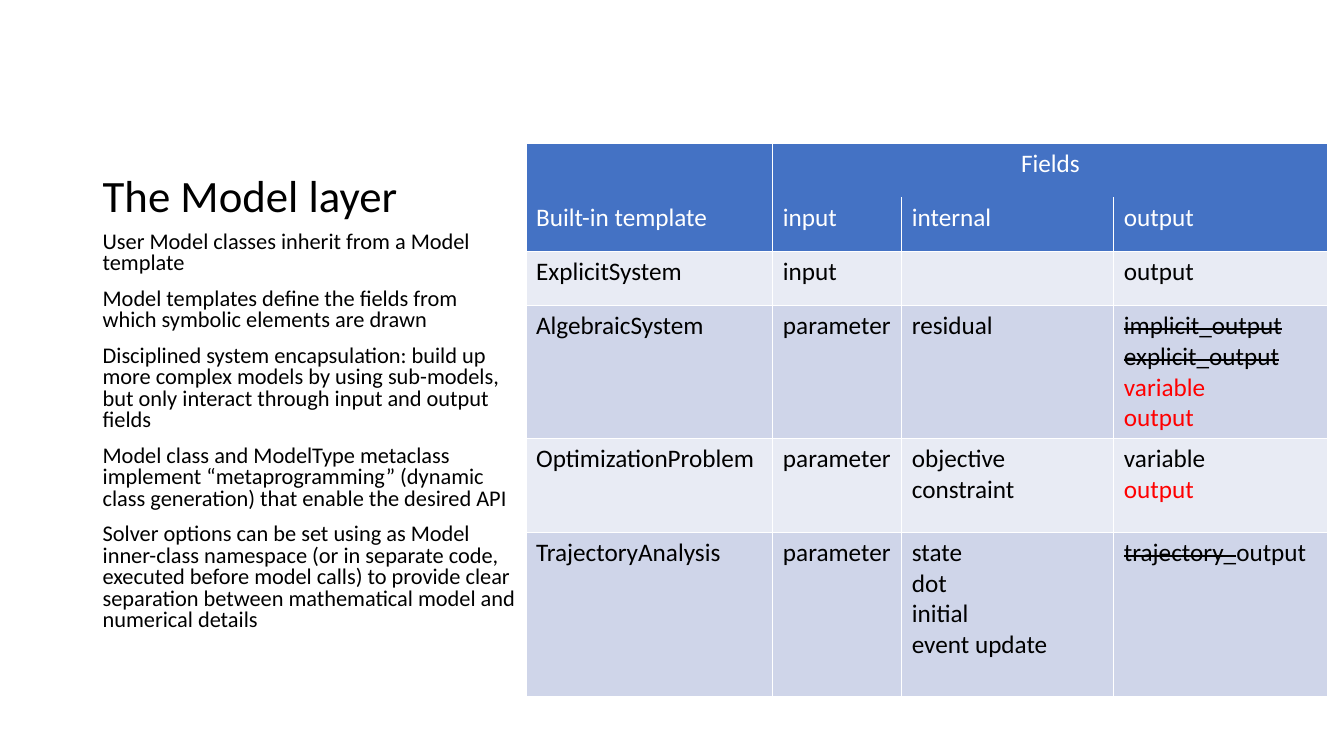
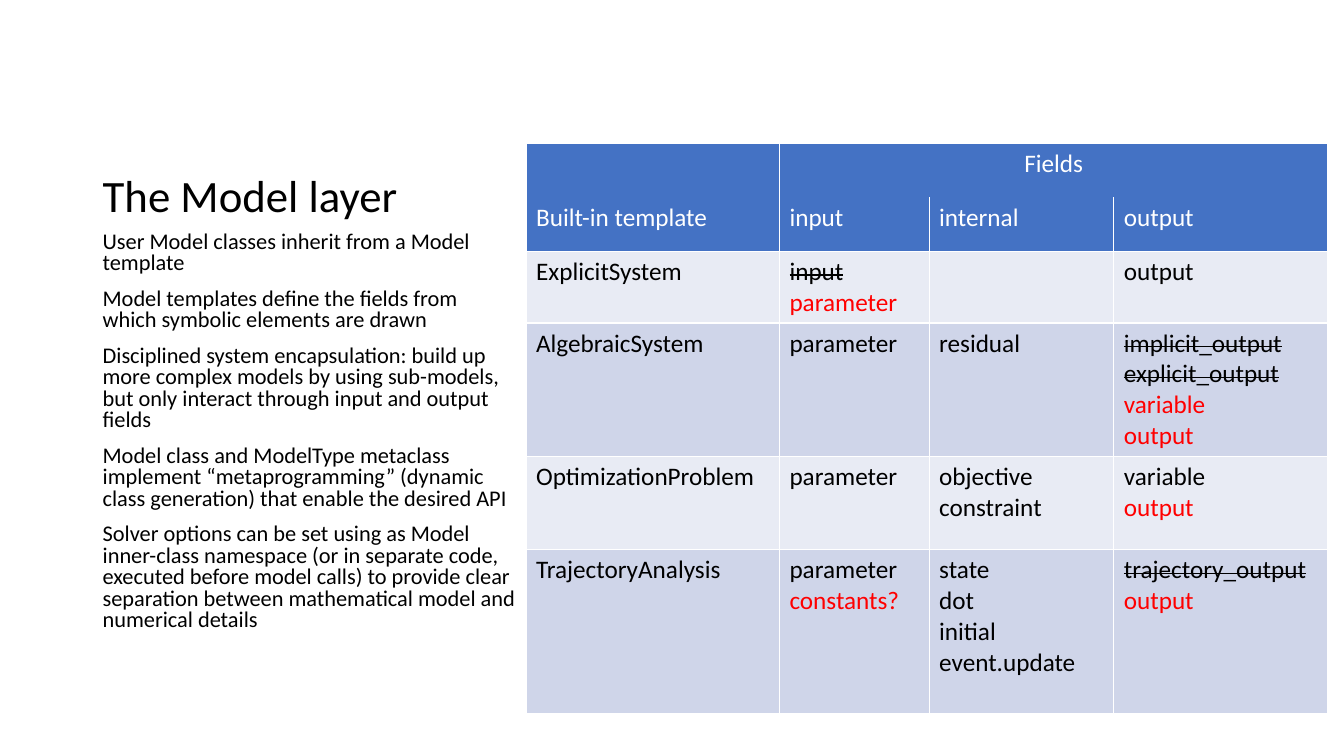
Before and after one commit to nlistgarten/condor, a slide deck: slide 11 of design/condor.pptx (slide 12 before the commit). Drawn at 1344x756 pixels with LibreOffice and Linux fonts; fonts in the diff are those of the drawing. Boxes give left, top, right and bottom in pixels: in the first picture for what was removed or moved away, otherwise in the second. Text is boxed around its words. In the diff, an @@ line names an element or a change of style, - is before the commit and + after.

```diff
--- a/design/condor.pptx
+++ b/design/condor.pptx
@@ table at (526, 143, 1329, 708) @@
-row 3, column 2: input
+row 3, column 2: input / parameter
-row 6: TrajectoryAnalysis | parameter | state / dot / initial / event update | trajectory_output
+row 6: TrajectoryAnalysis | parameter / constants? | state / dot / initial / event.update | trajectory_output / output
```
Also in this commit, not shown: 1 slide added, 1 slide removed, 5 other files.
